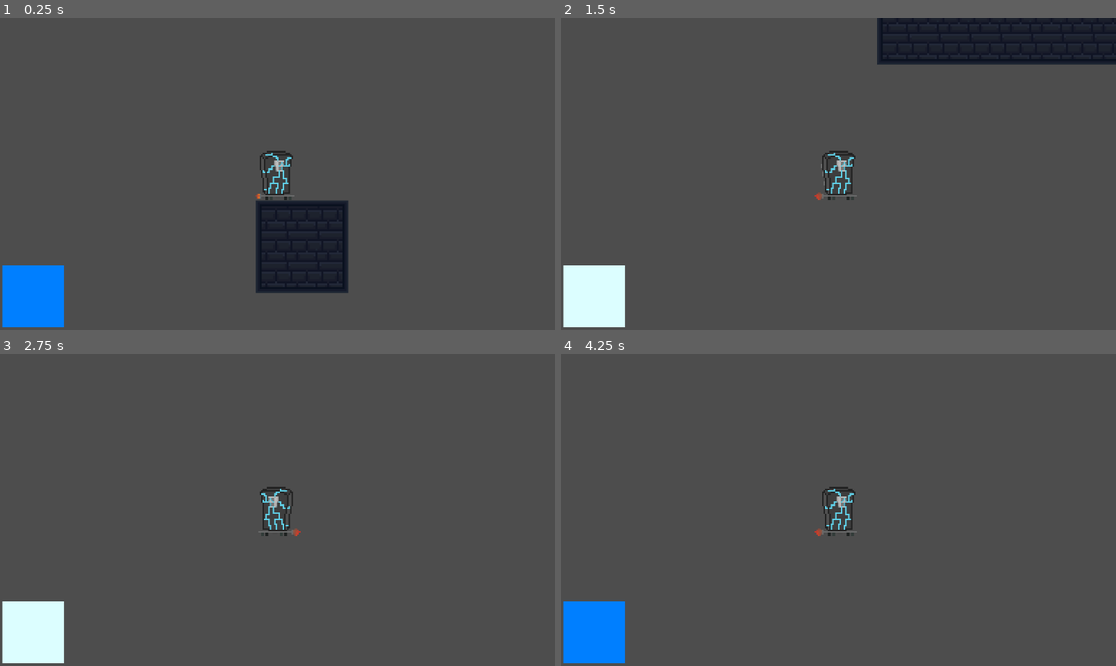
Above: before the commit, frames 1-4 (two rows, left to right).
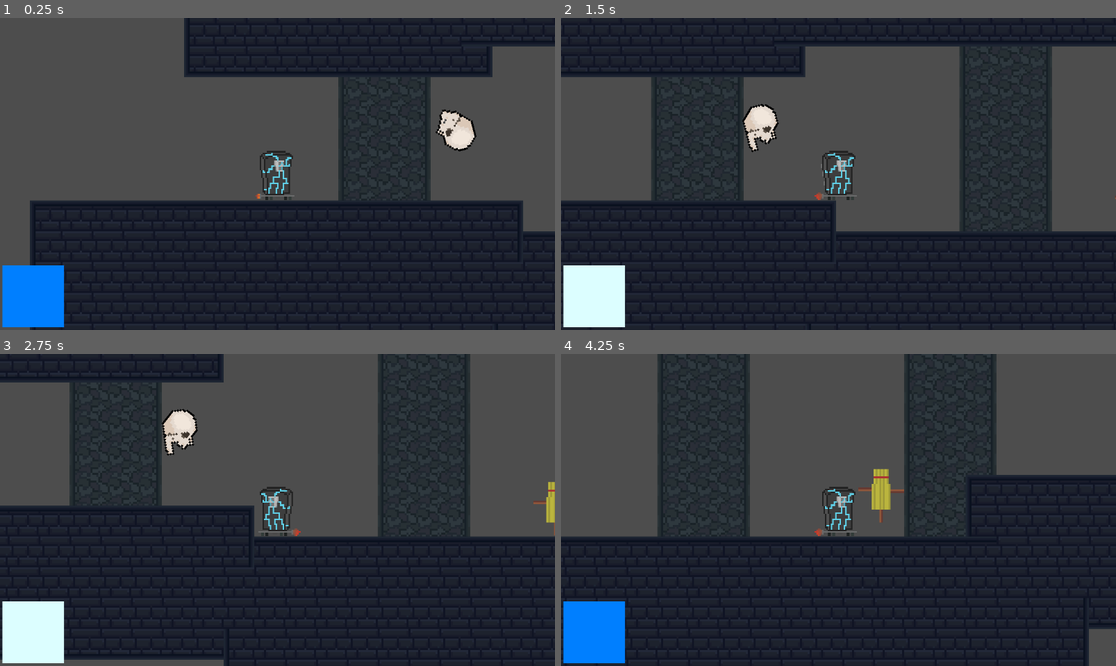
Above: after the commit, the same moments.

Repository: needaschoolproxy/BossFight
Game: Godot game, scene res://scenes/MainScene.tscn
Two runs of this game, one before a commit and one after it. Both use one fixed random seed, a clock stepped at 60 frames per second and the inputs below.
Inputs (mouse positions are in pixels of both pictures, inside the frame that each line leads up to):
- Up to frame 1 (0.25 s): no input
- Up to frame 2 (1.5 s): move the mouse to (960, 158) at 0.52 s; hold D (right) from 0.53 s (still down); click (960, 158) at 0.6 s; tap Space (jump) at 0.77 s; move the mouse to (727, 189) at 1.27 s; tap Shift (dash) at 1.35 s
- Up to frame 3 (2.75 s): tap Space (jump) at 1.52 s; move the mouse to (333, 441) at 2.02 s; release D (right) at 2.03 s; hold A (left) from 2.03 s (still down); click (333, 441) at 2.1 s
- Up to frame 4 (4.25 s): move the mouse to (810, 572) at 2.77 s; release A (left) at 2.78 s; hold D (right) from 2.78 s (still down); tap Shift (dash) at 2.85 s; tap Space (jump) at 3.02, 3.77 s; move the mouse to (1005, 556) at 3.52 s; click (1005, 556) at 3.6 s

The runs differ from the first frame. In frame 1, 51% of the frame differs, in the area x 5-100%, y 0-100%; in frame 2, 62%; in frame 3, 64%, in the area x 0-100%, y 0-100%; in frame 4, 63%.

Commit message:
skull dude

Diff:
--- a/node_2d.tscn
+++ /dev/null
@@ -1,3 +0,0 @@
-[gd_scene format=3 uid="uid://cpowr3a6p8hjq"]
-
-[node name="Node2D" type="Node2D"]
--- a/scenes/MainScene.tscn
+++ b/scenes/MainScene.tscn
@@ -1,8 +1,9 @@
-[gd_scene load_steps=6 format=4 uid="uid://dyw2pxdjvqjey"]
+[gd_scene load_steps=7 format=4 uid="uid://dyw2pxdjvqjey"]
 
 [ext_resource type="PackedScene" uid="uid://cj3seshwyd1wo" path="res://scenes/player.tscn" id="1_echbf"]
 [ext_resource type="Texture2D" uid="uid://c44q2xkfjufp6" path="res://assets/terrain.png" id="2_ibiss"]
 [ext_resource type="PackedScene" uid="uid://cvwomjshaa7sm" path="res://scenes/enemy.tscn" id="3_c6dvc"]
+[ext_resource type="PackedScene" uid="uid://b1oju52tporii" path="res://scenes/skullenemy.tscn" id="4_611at"]
 
 [sub_resource type="TileSetAtlasSource" id="TileSetAtlasSource_c6dvc"]
 texture = ExtResource("2_ibiss")
@@ -69,7 +70,7 @@
 [node name="Node2D2" type="Node2D"]
 
 [node name="CharacterBody2D" parent="." instance=ExtResource("1_echbf")]
-position = Vector2(-2131, -332)
+position = Vector2(-1022, -278)
 
 [node name="Enemy" parent="." instance=ExtResource("3_c6dvc")]
 position = Vector2(107, -138)
@@ -78,3 +79,6 @@
 scale = Vector2(4, 4)
 tile_map_data = PackedByteArray("AAD3//7/AAAFAAEAAAD4//7/AAAEAAAAAAD5//7/AAAEAAAAAAD6//7/AAAEAAAAAAD7//7/AAAEAAAAAAD8// …(7008 unchanged characters)…
 tile_set = SubResource("TileSet_echbf")
+
+[node name="CharacterBody2D2" parent="." instance=ExtResource("4_611at")]
+position = Vector2(-662, -339)
--- a/scenes/node_2d.tscn
+++ /dev/null
@@ -1,3 +0,0 @@
-[gd_scene format=3 uid="uid://7cv2i3yqdxki"]
-
-[node name="Node2D" type="Node2D"]
--- /dev/null
+++ b/scenes/skullenemy.tscn
@@ -0,0 +1,76 @@
+[gd_scene load_steps=11 format=3 uid="uid://b1oju52tporii"]
+
+[ext_resource type="Script" uid="uid://yc8wsfymxmvl" path="res://scripts/skullenemy.gd" id="1_gvwxj"]
+[ext_resource type="Texture2D" uid="uid://c8ojkxy2knl6w" path="res://assets/skull.png" id="1_pmc17"]
+
+[sub_resource type="CircleShape2D" id="CircleShape2D_gvwxj"]
+radius = 9.0
+
+[sub_resource type="AtlasTexture" id="AtlasTexture_amp1x"]
+atlas = ExtResource("1_pmc17")
+region = Rect2(128, 0, 32, 32)
+
+[sub_resource type="AtlasTexture" id="AtlasTexture_c5h16"]
+atlas = ExtResource("1_pmc17")
+region = Rect2(0, 0, 32, 32)
+
+[sub_resource type="AtlasTexture" id="AtlasTexture_kaqss"]
+atlas = ExtResource("1_pmc17")
+region = Rect2(32, 0, 32, 32)
+
+[sub_resource type="AtlasTexture" id="AtlasTexture_a3f2i"]
+atlas = ExtResource("1_pmc17")
+region = Rect2(64, 0, 32, 32)
+
+[sub_resource type="AtlasTexture" id="AtlasTexture_6mjyt"]
+atlas = ExtResource("1_pmc17")
+region = Rect2(96, 0, 32, 32)
+
+[sub_resource type="AtlasTexture" id="AtlasTexture_nj6yc"]
+atlas = ExtResource("1_pmc17")
+region = Rect2(128, 0, 32, 32)
+
+[sub_resource type="SpriteFrames" id="SpriteFrames_tdqbp"]
+animations = [{
+"frames": [{
+"duration": 1.0,
+"texture": SubResource("AtlasTexture_amp1x")
+}],
+"loop": true,
+"name": &"idle",
+"speed": 5.0
+}, {
+"frames": [{
+"duration": 1.0,
+"texture": SubResource("AtlasTexture_c5h16")
+}, {
+"duration": 1.0,
+"texture": SubResource("AtlasTexture_kaqss")
+}, {
+"duration": 1.0,
+"texture": SubResource("AtlasTexture_a3f2i")
+}, {
+"duration": 1.0,
+"texture": SubResource("AtlasTexture_6mjyt")
+}, {
+"duration": 1.0,
+"texture": SubResource("AtlasTexture_nj6yc")
+}],
+"loop": false,
+"name": &"spawn",
+"speed": 5.0
+}]
+
+[node name="CharacterBody2D" type="CharacterBody2D"]
+scale = Vector2(4, 4)
+motion_mode = 1
+script = ExtResource("1_gvwxj")
+
+[node name="CollisionShape2D" type="CollisionShape2D" parent="."]
+position = Vector2(-3, -2)
+shape = SubResource("CircleShape2D_gvwxj")
+
+[node name="AnimatedSprite2D" type="AnimatedSprite2D" parent="."]
+sprite_frames = SubResource("SpriteFrames_tdqbp")
+animation = &"idle"
+autoplay = "spawn"
--- /dev/null
+++ b/scripts/skullenemy.gd
@@ -0,0 +1,8 @@
+extends CharacterBody2D
+
+@onready var character = get_parent().get_parent().get_node("Node2D2/CharacterBody2D")
+
+
+const SPEED = 200
+func _process(delta: float) -> void:
+	look_at(character.position)
Binary file added: assets/skull.png
Not shown, added: assets/skull.png.import
Not shown, added: scripts/skullenemy.gd.uid
